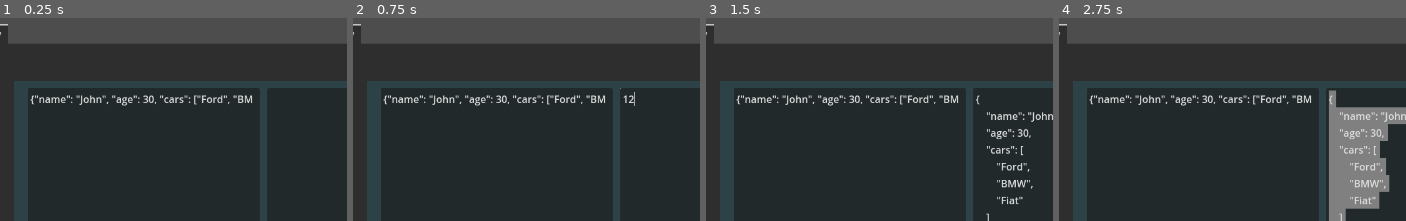
Above: before the commit, frames 1-4 (left to right).
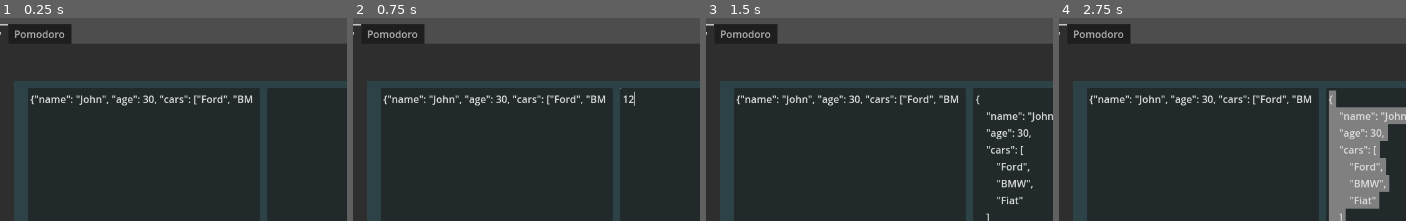
Above: after the commit, the same moments.

Repository: staticpo/webdevutils
Game: Godot game, scene res://app_window.tscn
Same seed, same stepped clock (60 frames per second), same inputs: the game is played once before the commit and once after it.
Inputs (mouse positions are % of the whole screen's width and height, from its top left):
- Up to frame 1 (0.25 s): no input
- Up to frame 2 (0.75 s): click (67, 47) at 0.52 s; type "12" at 0.6 s
- Up to frame 3 (1.5 s): click "Beautify" at 1.25 s
- Up to frame 4 (2.75 s): click "⛶" at 2 s
The pictures show only the part of the screen within x 12-62%, y 0-50%; the shares and areas given below are measured in that part.

The runs differ from the first frame. In frame 1, 1.7% of the frame differs, in the area x 2-21%, y 2-13%; in frame 2, 1.7%; in frame 3, 1.7%; in frame 4, 1.7%.

Commit message:
Pomodoro 1st version

Diff:
--- a/app_window.tscn
+++ b/app_window.tscn
@@ -1,7 +1,8 @@
-[gd_scene load_steps=3 format=3 uid="uid://bwaclmoib3o6s"]
+[gd_scene load_steps=4 format=3 uid="uid://bwaclmoib3o6s"]
 
 [ext_resource type="PackedScene" uid="uid://bhhybrsqt6p34" path="res://scenes/TextParse.tscn" id="1_4ejs2"]
 [ext_resource type="Script" path="res://app_window.gd" id="1_pvkc4"]
+[ext_resource type="PackedScene" uid="uid://dat1h8bpldp6g" path="res://scenes/Pomodoro.tscn" id="3_2nss2"]
 
 [node name="AppWindow" type="Node2D"]
 script = ExtResource("1_pvkc4")
@@ -15,3 +16,7 @@
 
 [node name="JSON Beautify" parent="TabContainer" instance=ExtResource("1_4ejs2")]
 layout_mode = 2
+
+[node name="Pomodoro" parent="TabContainer" instance=ExtResource("3_2nss2")]
+visible = false
+layout_mode = 2
--- /dev/null
+++ b/scenes/Pomodoro.gd
@@ -0,0 +1,17 @@
+extends CenterContainer
+
+@onready var timer = $Timer
+@onready var label = $Control/Label
+
+
+func _on_button_pressed():
+	timer.start()
+
+func _getTimeLeft() -> String:
+	var timeLeft = timer.time_left
+	var minutes = floor(timeLeft / 60)
+	var seconds = int(timeLeft) % 60
+	return "%02d:%02d" % [minutes, seconds]
+
+func _process(delta):
+	label.text = _getTimeLeft()
--- /dev/null
+++ b/scenes/Pomodoro.tscn
@@ -0,0 +1,41 @@
+[gd_scene load_steps=3 format=3 uid="uid://dat1h8bpldp6g"]
+
+[ext_resource type="Script" path="res://scenes/Pomodoro.gd" id="1_votqy"]
+[ext_resource type="FontFile" uid="uid://dhkug2jv8hek1" path="res://assets/RubikDoodleShadow-Regular.ttf" id="2_eq2dw"]
+
+[node name="Pomodoro" type="CenterContainer"]
+script = ExtResource("1_votqy")
+
+[node name="Timer" type="Timer" parent="."]
+wait_time = 10.0
+one_shot = true
+
+[node name="ColorRect" type="ColorRect" parent="."]
+custom_minimum_size = Vector2(800, 480)
+layout_mode = 2
+color = Color(0.152941, 0.572549, 0.654902, 0.196078)
+
+[node name="Control" type="Control" parent="."]
+layout_mode = 2
+
+[node name="Label" type="Label" parent="Control"]
+layout_mode = 2
+offset_left = -80.0
+offset_top = -30.0
+offset_right = 80.0
+offset_bottom = 30.0
+theme_override_fonts/font = ExtResource("2_eq2dw")
+theme_override_font_sizes/font_size = 50
+text = "00:00"
+
+[node name="Button" type="Button" parent="Control"]
+layout_mode = 2
+offset_left = -225.0
+offset_top = -16.0
+offset_right = -118.0
+offset_bottom = 17.0
+text = "Start"
+
+[node name="AudioStreamPlayer" type="AudioStreamPlayer" parent="."]
+
+[connection signal="pressed" from="Control/Button" to="." method="_on_button_pressed"]
Binary file added: assets/RubikDoodleShadow-Regular.ttf
Not shown, added: assets/RubikDoodleShadow-Regular.ttf.import
Not shown, added: assets/sources.txt
